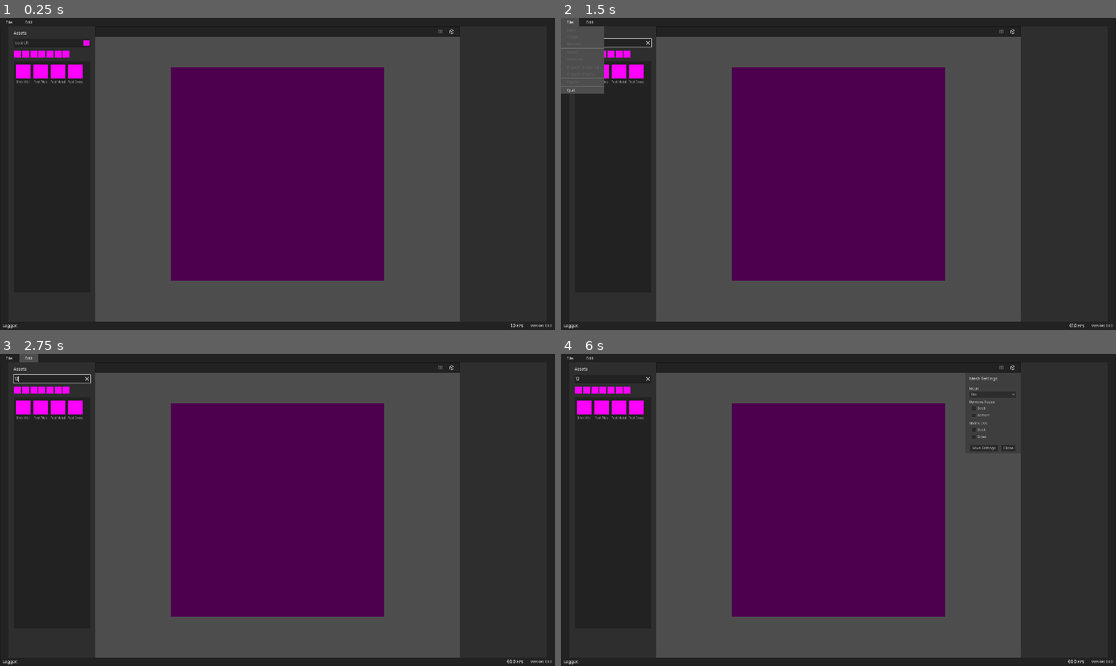
Above: before the commit, frames 1-4 (two rows, left to right).
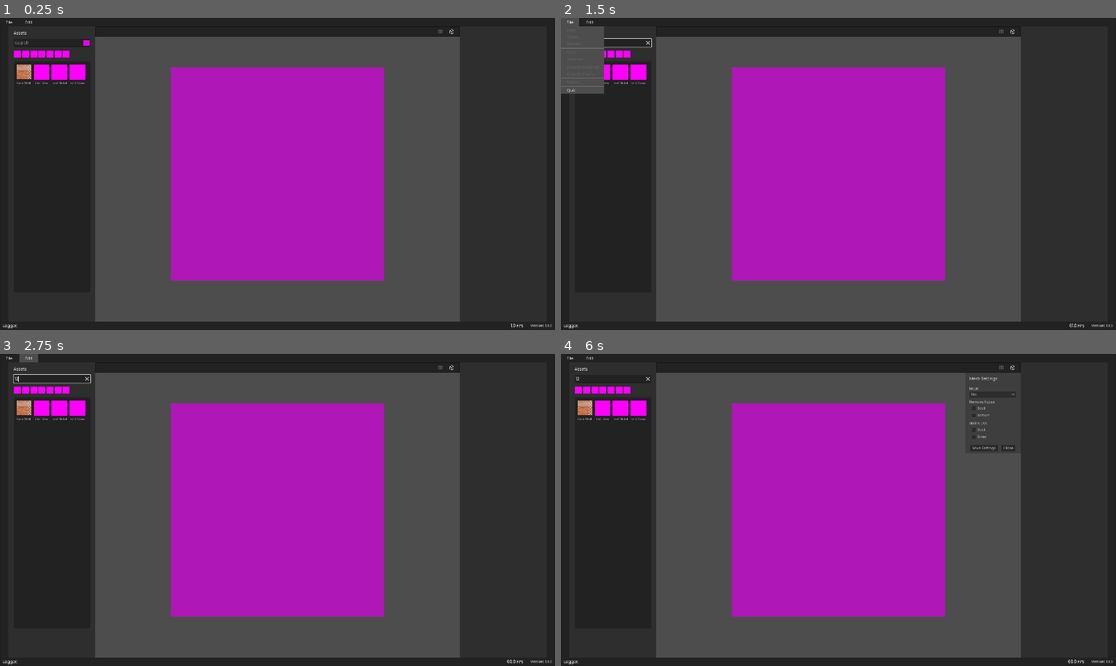
Above: after the commit, the same moments.

Repository: AnalyticalGoose/ProcTile
Game: Godot game, scene res://main.tscn
Two runs of this game, one before a commit and one after it. Both use one fixed random seed, a clock stepped at 60 frames per second and the inputs below.
Inputs (mouse positions are in pixels of both pictures, inside the frame that each line leads up to):
- Up to frame 1 (0.25 s): no input
- Up to frame 2 (1.5 s): click (610, 42) at 0.52 s; type "12" at 0.6 s; click "File" at 1.25 s
- Up to frame 3 (2.75 s): click "Edit" at 2 s
- Up to frame 4 (6 s): click "File" at 2.75 s; click "Edit" at 3.5 s; click "File" at 4.25 s; click "Edit" at 5 s; click (1010, 366) at 5.75 s

The runs differ from the first frame. In frame 1, 27% of the frame differs, in the area x 2-70%, y 14-85%; in frame 2, 26%; in frame 3, 27%; in frame 4, 27%.

Commit message:
Fix lighting with HDRI support
Add HDRI support for more realistic lighting that better reflects how the textures will look in other engines.

Fix bug on tile meshes where the UVs on a side face were flipped the wrong way.

Add test thumbnail for brick_wall

Diff:
--- a/engine/render/renderer.tscn
+++ b/engine/render/renderer.tscn
@@ -1,8 +1,9 @@
-[gd_scene load_steps=11 format=3 uid="uid://5heo5h26pf75"]
+[gd_scene load_steps=14 format=3 uid="uid://5heo5h26pf75"]
 
 [ext_resource type="Script" path="res://engine/render/renderer.gd" id="1_11juy"]
 [ext_resource type="Shader" path="res://materials/brick_wall/brick_wall_shader.gdshader" id="1_iqibk"]
 [ext_resource type="ArrayMesh" uid="uid://br3vow2bovkx0" path="res://meshes/tile/tile.obj" id="3_e3wv5"]
+[ext_resource type="Texture2D" uid="uid://nr8rjtj3cian" path="res://engine/render/hdri/portland_landing_pad_1k.hdr" id="4_ykixy"]
 
 [sub_resource type="Texture2DRD" id="Texture2DRD_h5fst"]
 
@@ -24,8 +25,20 @@
 shader_parameter/metallic_input = SubResource("Texture2DRD_ak5p6")
 shader_parameter/normal_input = SubResource("Texture2DRD_blo77")
 
+[sub_resource type="PanoramaSkyMaterial" id="PanoramaSkyMaterial_p2h4v"]
+panorama = ExtResource("4_ykixy")
+
+[sub_resource type="Sky" id="Sky_eu763"]
+sky_material = SubResource("PanoramaSkyMaterial_p2h4v")
+
 [sub_resource type="Environment" id="Environment_cwj01"]
 background_color = Color(0.0338533, 0.0338533, 0.0338533, 1)
+sky = SubResource("Sky_eu763")
+ambient_light_source = 3
+ambient_light_sky_contribution = 0.8
+reflected_light_source = 2
+sdfgi_use_occlusion = true
+fog_density = 0.0
 
 [node name="Renderer" type="Node3D"]
 script = ExtResource("1_11juy")
@@ -48,13 +61,12 @@
 environment = SubResource("Environment_cwj01")
 
 [node name="DirectionalLight3D" type="DirectionalLight3D" parent="Environment"]
-transform = Transform3D(0.866707, -0.431989, 0.249407, 0.343098, 0.879212, 0.330561, -0.362081, -0.200929, 0.910234, 0, 0.189392, 4)
+transform = Transform3D(0.998925, -0.0343853, -0.0310748, 0.0459372, 0.823479, 0.565483, 0.00614515, -0.566303, 0.824174, 0, 6.58609, 10.382)
 visible = false
-light_energy = 0.8
-shadow_enabled = true
 sky_mode = 1
 
 [node name="OmniLight3D" type="OmniLight3D" parent="Environment"]
-transform = Transform3D(1, 0, 0, 0, 1, 0, 0, 0, 1, -1, 2, 3)
-light_energy = 2.633
-omni_range = 12.0
+transform = Transform3D(1, 0, 0, 0, 1, 0, 0, 0, 1, 0.845947, 2.32373, 3.91952)
+visible = false
+light_energy = 5.0
+omni_range = 15.0
--- a/ui/ui.tscn
+++ b/ui/ui.tscn
@@ -22,6 +22,7 @@
 [ext_resource type="PackedScene" uid="uid://mapw8rs5g7b8" path="res://ui/parameters/seed/seed_line.tscn" id="9_b1bll"]
 [ext_resource type="PackedScene" uid="uid://bsldnikana6eg" path="res://ui/parameters/seed/seeds.tscn" id="9_sniln"]
 [ext_resource type="PackedScene" uid="uid://kukxq0246lch" path="res://ui/menus/mesh/mesh_settings_menu.tscn" id="10_d81an"]
+[ext_resource type="Texture2D" uid="uid://bvbw2lkgernm7" path="res://materials/brick_wall/brick_wall_thumb.jpg" id="13_2aspn"]
 
 [sub_resource type="StyleBoxFlat" id="StyleBoxFlat_deoo3"]
 content_margin_top = 0.0
@@ -50,8 +51,6 @@
 [sub_resource type="PlaceholderTexture2D" id="PlaceholderTexture2D_xlou5"]
 
 [sub_resource type="PlaceholderTexture2D" id="PlaceholderTexture2D_e1l2p"]
-
-[sub_resource type="PlaceholderTexture2D" id="PlaceholderTexture2D_suw5e"]
 
 [sub_resource type="PlaceholderTexture2D" id="PlaceholderTexture2D_apq77"]
 
@@ -358,11 +357,11 @@
 item_count = 4
 max_columns = 4
 same_column_width = true
-fixed_column_width = 56
+fixed_column_width = 58
 icon_mode = 0
-fixed_icon_size = Vector2i(50, 50)
+fixed_icon_size = Vector2i(54, 54)
 item_0/text = "Brick Wall"
-item_0/icon = SubResource("PlaceholderTexture2D_suw5e")
+item_0/icon = ExtResource("13_2aspn")
 item_1/text = "Test Tiles"
 item_1/icon = SubResource("PlaceholderTexture2D_apq77")
 item_2/text = "Test Metal"
Binary file added: engine/render/hdri/portland_landing_pad_1k.hdr
Not shown, added: engine/render/hdri/portland_landing_pad_1k.hdr.import
Not shown, changed: materials/brick_wall/brick_wall_compute.glsl
Binary file added: materials/brick_wall/brick_wall_thumb.jpg
Not shown, added: materials/brick_wall/brick_wall_thumb.jpg.import
Not shown, changed: meshes/tile/tile.obj
Not shown, changed: meshes/tile/tile_back_bottom_cull.obj
Not shown, changed: meshes/tile/tile_back_cull.obj
Not shown, changed: meshes/tile/tile_bottom_cull.obj
